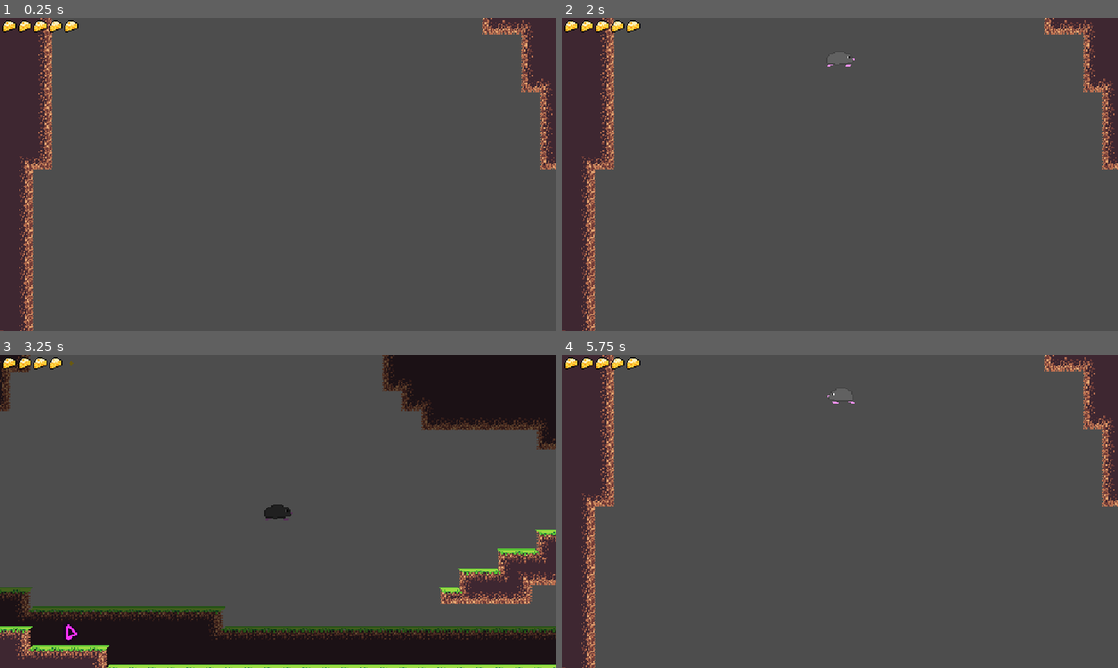
Above: before the commit, frames 1-4 (two rows, left to right).
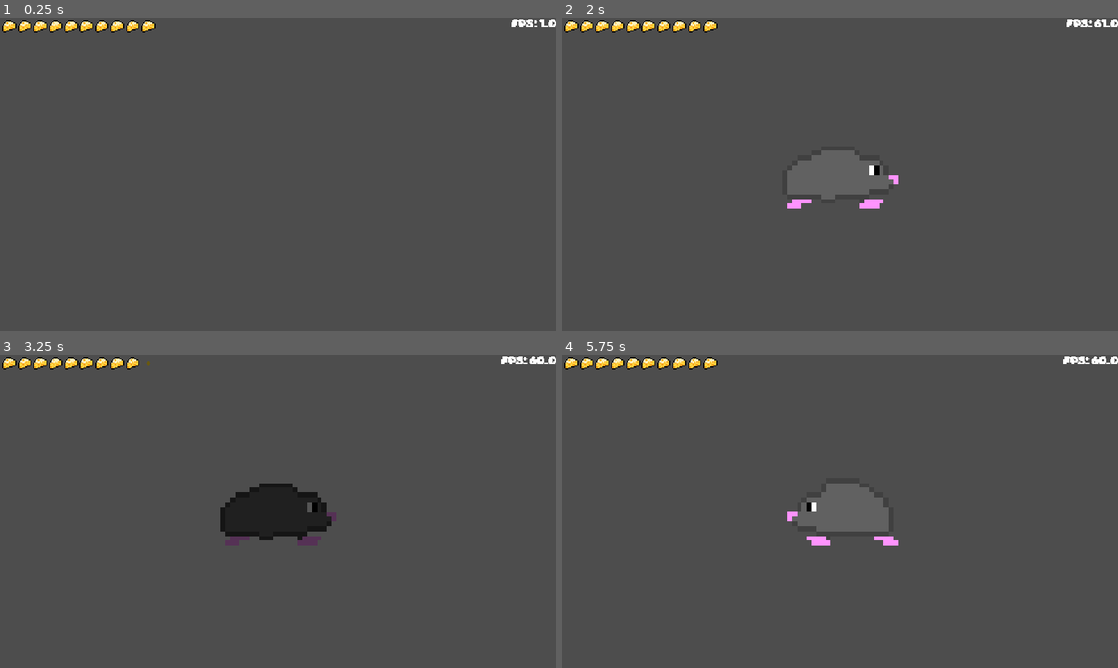
Above: after the commit, the same moments.

Repository: Logboy2000/Comp-Sci-30
Game: Godot game, scene res://scenes/game_root.tscn
Two runs of this game, one before a commit and one after it. Both use one fixed random seed, a clock stepped at 60 frames per second and the inputs below.
Inputs (mouse positions are in pixels of both pictures, inside the frame that each line leads up to):
- Up to frame 1 (0.25 s): no input
- Up to frame 2 (2 s): tap Enter (ui_accept) at 0.5 s; move the mouse to (962, 158) at 0.52 s; hold Right (right) 0.53-1.25 s; tap End (die) at 0.6 s; click (962, 158) at 0.67 s; tap Z (jump) at 0.77 s; tap Page Down (owie) at 0.8 s; click "again" at 1.25 s
- Up to frame 3 (3.25 s): drag from (166, 527) to (278, 411) at 2.02 s; move the mouse to (333, 442) at 2.77 s; hold Right (right) from 2.78 s (still down); tap X (attack) at 2.85 s; tap Page Down (owie) at 3.05 s
- Up to frame 4 (5.75 s): release Right (right) at 3.5 s; drag from (812, 574) to (673, 464) at 3.52 s; tap Enter (ui_accept) at 4.25 s; move the mouse to (1006, 558) at 4.27 s; hold Left (left) 4.28-5 s; tap End (die) at 4.35 s; tap Z (jump) at 4.52 s; tap Page Down (owie) at 4.55 s; tap F12 (respawn_enemies) at 4.9 s; click "again" at 5 s

The runs differ from the first frame. In frame 1, 10% of the frame differs, in the area x 0-100%, y 0-100%; in frame 2, 10%; in frame 3, 29%; in frame 4, 10%.

Commit message:
woah

Diff:
--- /dev/null
+++ b/final-project/autoloads/debug_menu.gd
@@ -0,0 +1,18 @@
+extends Control
+
+@onready var fps: Label = $VBoxContainer/FPS
+
+
+func menu_update():
+	fps.text = "FPS: " + str(Engine.get_frames_per_second())
+
+func _ready() -> void:
+	menu_update()
+
+func  _input(event: InputEvent) -> void:
+	if event.is_action_pressed("debug"):
+		visible = !visible
+
+
+func _on_update_timer_timeout() -> void:
+	menu_update()
--- /dev/null
+++ b/final-project/autoloads/debug_menu.tscn
@@ -0,0 +1,39 @@
+[gd_scene load_steps=3 format=3 uid="uid://du5mht80p2tkk"]
+
+[ext_resource type="Theme" uid="uid://di4h7o0l41s3u" path="res://theme.tres" id="1_ehata"]
+[ext_resource type="Script" uid="uid://k8pg3cv0w81b" path="res://autoloads/debug_menu.gd" id="1_gkmjo"]
+
+[node name="CanvasLayer" type="CanvasLayer"]
+layer = 100
+
+[node name="DebugMenu" type="Control" parent="."]
+z_index = 4096
+layout_mode = 3
+anchors_preset = 15
+anchor_right = 1.0
+anchor_bottom = 1.0
+grow_horizontal = 2
+grow_vertical = 2
+size_flags_horizontal = 8
+size_flags_vertical = 8
+theme = ExtResource("1_ehata")
+script = ExtResource("1_gkmjo")
+
+[node name="VBoxContainer" type="VBoxContainer" parent="DebugMenu"]
+layout_mode = 1
+anchors_preset = 1
+anchor_left = 1.0
+anchor_right = 1.0
+offset_left = -47.0
+offset_bottom = 40.0
+grow_horizontal = 0
+
+[node name="FPS" type="Label" parent="DebugMenu/VBoxContainer"]
+layout_mode = 2
+text = "fps:"
+
+[node name="UpdateTimer" type="Timer" parent="DebugMenu"]
+autostart = true
+ignore_time_scale = true
+
+[connection signal="timeout" from="DebugMenu/UpdateTimer" to="DebugMenu" method="_on_update_timer_timeout"]
--- a/final-project/autoloads/global.gd
+++ b/final-project/autoloads/global.gd
@@ -19,7 +19,7 @@
 	get_tree().paused = false
 
 func die():
-	#Audio.play_sound(FLASHBANG)
+	Audio.play_sound(FLASHBANG)
 	game_root.show_death_screen()
 
 
--- a/final-project/project.godot
+++ b/final-project/project.godot
@@ -13,9 +13,8 @@
 config/name="Final Project"
 run/main_scene="uid://dykrla05monq3"
 config/features=PackedStringArray("4.4", "Mobile")
-boot_splash/bg_color=Color(1, 1, 1, 1)
-boot_splash/fullsize=false
-boot_splash/image="uid://cd0vb6a1u7xpu"
+boot_splash/bg_color=Color(0, 0, 0, 1)
+boot_splash/show_image=false
 
 [autoload]
 
@@ -24,6 +23,7 @@
 Audio="*res://autoloads/audio.tscn"
 SettingsManager="*res://autoloads/settings_manager.gd"
 SaveSystem="*res://addons/save_system/save_system.gd"
+DebugMenu="*res://autoloads/debug_menu.tscn"
 
 [display]
 
@@ -142,6 +142,11 @@
 "events": [Object(InputEventKey,"resource_local_to_scene":false,"resource_name":"","device":-1,"window_id":0,"alt_press …(195 unchanged characters)…
 ]
 }
+debug={
+"deadzone": 0.2,
+"events": [Object(InputEventKey,"resource_local_to_scene":false,"resource_name":"","device":-1,"window_id":0,"alt_pressed":false,"shift_pressed":false,"ctrl_pressed":false,"meta_pressed":false,"pressed":false,"keycode":0,"physical_keycode":96,"key_label":0,"unicode":96,"location":0,"echo":false,"script":null)
+]
+}
 
 [layer_names]
 
--- a/final-project/rooms/crumbtown_0.tscn
+++ b/final-project/rooms/crumbtown_0.tscn
@@ -34,4 +34,4 @@
 entrance_id = 1
 
 [node name="trapper" parent="." index="7" instance=ExtResource("4_t7xaq")]
-position = Vector2(273, 725)
+position = Vector2(340, 727)
--- a/final-project/scenes/game_root.gd
+++ b/final-project/scenes/game_root.gd
@@ -16,6 +16,6 @@
 func _on_respawn_pressed() -> void:
 	room_manager.reload_current_room()
 	await room_manager.new_room_loaded
-	Global.can_respawn_enemies = true
+	Global.reset_killed_enemies()
 	death_screen.hide()
 	player.respawn()
--- a/final-project/scenes/game_root.tscn
+++ b/final-project/scenes/game_root.tscn
@@ -186,7 +186,7 @@
 script = ExtResource("4_uc526")
 follow_mode = 2
 follow_target = NodePath("../Player")
-zoom = Vector2(2.5, 2.5)
+zoom = Vector2(10, 10)
 tween_resource = SubResource("Resource_1ayw0")
 tween_on_load = false
 draw_limits = true
@@ -199,7 +199,7 @@
 process_mode = 3
 physics_interpolation_mode = 1
 ignore_rotation = false
-zoom = Vector2(2.5, 2.5)
+zoom = Vector2(10, 10)
 process_callback = 0
 limit_left = -1590
 limit_smoothed = true
--- a/final-project/scenes/objects/enemies/enemy.gd
+++ b/final-project/scenes/objects/enemies/enemy.gd
@@ -8,7 +8,7 @@
 @export var knockback_duration = 0.05  # How long knockback lasts
 @export var contact_damage: int = 1
 
-@export_group("Nodes")
+@export_category("Nodes")
 @export var animated_sprite: AnimatedSprite2D
 @export var collision_shape: CollisionShape2D
 var enemy_id: String
--- a/final-project/scenes/objects/enemies/trapper.gd
+++ b/final-project/scenes/objects/enemies/trapper.gd
@@ -7,4 +7,10 @@
 
 
 func _on_trap_timer_timeout() -> void:
-	pass
+	print("trap")
+	var new_trap := trap_scene.instantiate()
+	var player_distance = position - Global.player.position
+	new_trap.linear_velocity.x = -player_distance.x
+	new_trap.linear_velocity.y = randf_range(-400,-500)
+	new_trap.global_position = global_position
+	add_sibling(new_trap)
--- a/final-project/scenes/objects/enemies/trapper.tscn
+++ b/final-project/scenes/objects/enemies/trapper.tscn
@@ -26,6 +26,7 @@
 script = ExtResource("1_ygauy")
 trap_scene = ExtResource("2_xr4bh")
 knockback_resistance = 1.0
+affected_by_gravity = true
 contact_damage = 0
 animated_sprite = NodePath("AnimatedSprite2D")
 collision_shape = NodePath("CollisionShape2D")
@@ -48,5 +49,6 @@
 
 [node name="TrapTimer" type="Timer" parent="."]
 wait_time = 2.0
+autostart = true
 
 [connection signal="timeout" from="TrapTimer" to="." method="_on_trap_timer_timeout"]
--- a/final-project/scenes/objects/player/player.gd
+++ b/final-project/scenes/objects/player/player.gd
@@ -192,7 +192,7 @@
 var downTap
 var twirlTap
 
-@export var max_health: int = 5
+@export var max_health: int = 10
 @export var invincibility_frames: int = 80
 var current_health: int = 0
 @export var knockback_force: Vector2 = Vector2(400.0, 250.0)
@@ -362,6 +362,9 @@
 		vulnurable = false
 	else:
 		vulnurable = true
+		for body in owie_box.get_overlapping_bodies():
+			if body is Enemy:
+				owie(body.contact_damage, body.global_position)
 	if is_dead:
 		return
 	if !dset:
@@ -810,4 +813,4 @@
 
 func _on_owie_box_body_entered(body: Node2D) -> void:
 	if body is Enemy:
-		owie(body.contact_damage)
+		owie(body.contact_damage, body.global_position)
--- a/final-project/scenes/objects/rat_trap.gd
+++ /dev/null
@@ -1 +0,0 @@
-extends RigidBody2D
--- a/final-project/scenes/objects/rat_trap.tscn
+++ b/final-project/scenes/objects/rat_trap.tscn
@@ -1,22 +1,33 @@
 [gd_scene load_steps=4 format=3 uid="uid://bu5aorryq6rlu"]
 
-[ext_resource type="Script" uid="uid://cshqp6c7d61ca" path="res://scenes/objects/rat_trap.gd" id="1_2fbbt"]
 [ext_resource type="Texture2D" uid="uid://2jeotgbyy24q" path="res://sprites/tiles/grass/grass_bottom.png" id="1_8ek7r"]
 
-[sub_resource type="SegmentShape2D" id="SegmentShape2D_2sqpi"]
-a = Vector2(-5, 5)
-b = Vector2(5, 5)
+[sub_resource type="SpriteFrames" id="SpriteFrames_2fbbt"]
+animations = [{
+"frames": [{
+"duration": 1.0,
+"texture": ExtResource("1_8ek7r")
+}],
+"loop": true,
+"name": &"default",
+"speed": 5.0
+}]
+
+[sub_resource type="RectangleShape2D" id="RectangleShape2D_2fbbt"]
+size = Vector2(16, 2)
 
 [node name="RatTrap" type="RigidBody2D"]
-collision_layer = 0
-script = ExtResource("1_2fbbt")
+collision_layer = 2
+lock_rotation = true
+continuous_cd = 1
 
-[node name="Sprite2D" type="Sprite2D" parent="."]
+[node name="Sprite2D" type="AnimatedSprite2D" parent="."]
 modulate = Color(1, 0, 0, 1)
 position = Vector2(-2.53111e-07, 2.89525)
 rotation = 3.14159
 scale = Vector2(1, 0.638094)
-texture = ExtResource("1_8ek7r")
+sprite_frames = SubResource("SpriteFrames_2fbbt")
 
 [node name="CollisionShape2D" type="CollisionShape2D" parent="."]
-shape = SubResource("SegmentShape2D_2sqpi")
+position = Vector2(0, 6)
+shape = SubResource("RectangleShape2D_2fbbt")
Not shown, added: final-project/autoloads/debug_menu.gd.uid
